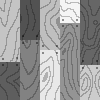
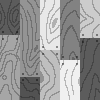
Before/after of a (100, 100) layered artwork. What changed in the layer stack:
added group "Wood Floor copy" with 16 layers above "Wood Floor" over [0, 0, 100, 100]
added group "Nails" (1st of 4, in "Wood Floor copy") with 1 layers in group "Wood Floor copy" over [2, 31, 98, 81]
added layer "Nails" (2nd of 4, in "Wood Floor copy" › "Nails") (41%) in group "Nails" over [2, 31, 98, 81]
added group "Grain" (1st of 2, in "Wood Floor copy") with 1 layers in group "Wood Floor copy" over [0, 0, 100, 100]
added layer "GrailDetail" (1st of 2, in "Wood Floor copy" › "Grain") (24%) in group "Grain" over [0, 0, 100, 100]
added group "Boards" (1st of 2, in "Wood Floor copy") with 10 layers in group "Wood Floor copy" over [0, 0, 100, 100]
added layer "Rectangle 2" (1st of 2, in "Wood Floor copy") in group "Wood Floor copy" over [0, 0, 100, 100]
hid group "Wood Floor" (16 layers) over [0, 0, 100, 100]
painted on "Nails" (4th of 4, in "Wood Floor" › "Nails") over [2, 19, 98, 81]
painted on "GrailDetail" (2nd of 2, in "Wood Floor" › "Grain") over [0, 0, 100, 100]
painted on "Rectangle 1 copy 9" (2nd of 2, in "Wood Floor" › "Boards") over [0, 0, 100, 100]
painted on "Rectangle 1 copy 4" (2nd of 2, in "Wood Floor" › "Boards") over [0, 0, 100, 100]
painted on "Rectangle 1 copy 8" (2nd of 2, in "Wood Floor" › "Boards") over [20, 0, 80, 100]
painted on "Rectangle 1 copy 3" (2nd of 2, in "Wood Floor" › "Boards") over [20, 0, 80, 100]
painted on "Rectangle 1 copy 7" (2nd of 2, in "Wood Floor" › "Boards") over [40, 0, 60, 100]
painted on "Rectangle 1 copy 6" (2nd of 2, in "Wood Floor" › "Boards") over [20, 0, 80, 100]
painted on "Rectangle 1 copy" (2nd of 2, in "Wood Floor" › "Boards") over [20, 0, 80, 100]
painted on "Rectangle 1 copy 5" (2nd of 2, in "Wood Floor" › "Boards") over [0, 0, 100, 100]
painted on "Rectangle 1" (2nd of 2, in "Wood Floor" › "Boards") over [0, 0, 100, 100]
…and 11 more changes (10 added, 1 painted)
